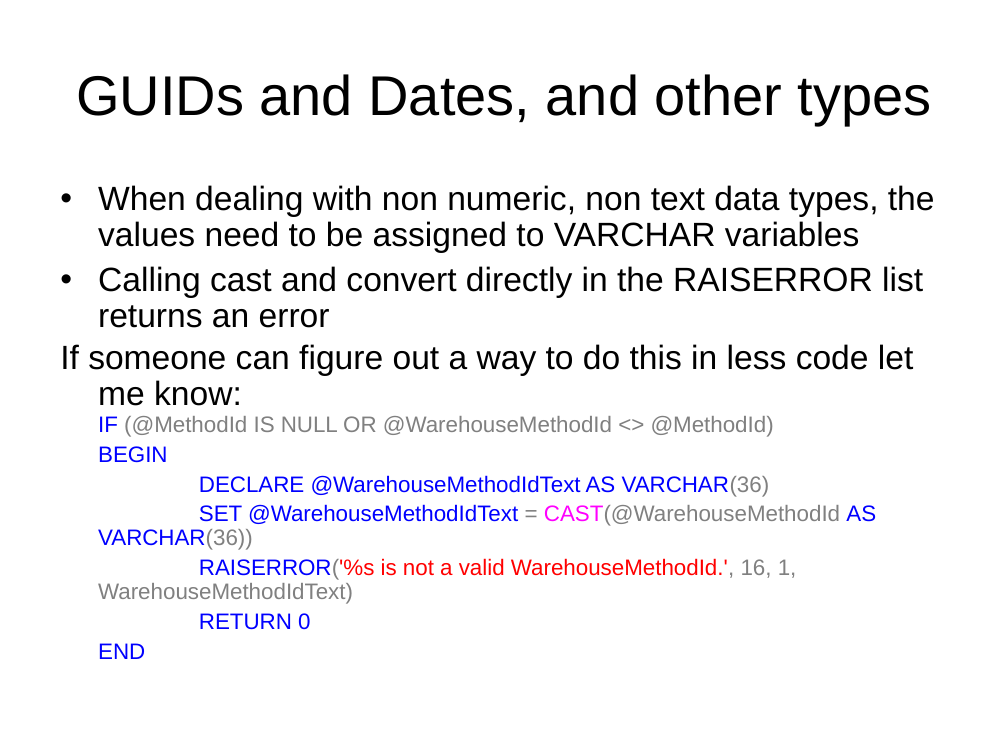
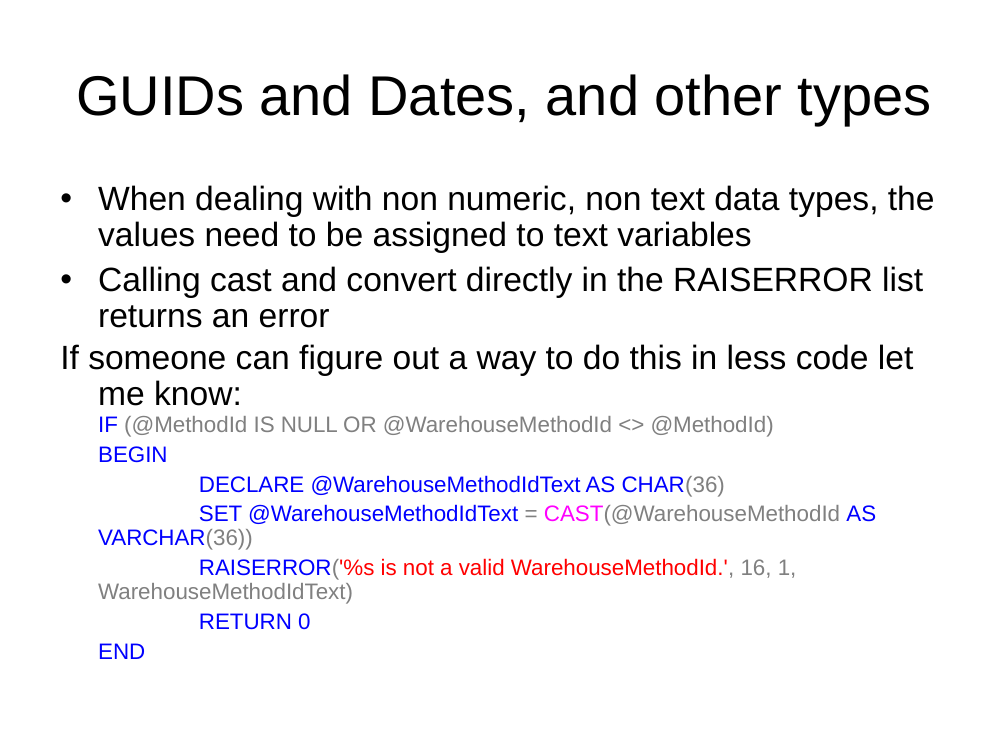
Before and after one commit to LIPHP/Employee-Contact-List, a slide deck: slide 25 of Docs/Using Microsoft SQL Server with PHP.ppt (slide 24 before the commit). Drawn at 1008x756 pixels with LibreOffice and Linux fonts; fonts in the diff are those of the drawing. Boxes give left, top, right and bottom in pixels: in the first picture for what was removed or moved away, otherwise in the second. Text is boxed around its words. In the diff, an @@ line names an element or a change of style, - is before the commit and + after.

```diff
--- a/Docs/Using Microsoft SQL Server with PHP.ppt
+++ b/Docs/Using Microsoft SQL Server with PHP.ppt
@@ text at [98, 185, 935, 253]: text changed @@
-• When dealing with non numeric, non text data types, the values need to be assigned to VARCHAR variables
+• When dealing with non numeric, non text data types, the values need to be assigned to text variables
@@ text at [199, 475, 725, 497]: text changed @@
-DECLARE @WarehouseMethodIdText AS VARCHAR(36)
+DECLARE @WarehouseMethodIdText AS CHAR(36)
```
Also in this commit, not shown: 2 other slides changed, 1 slide added.
